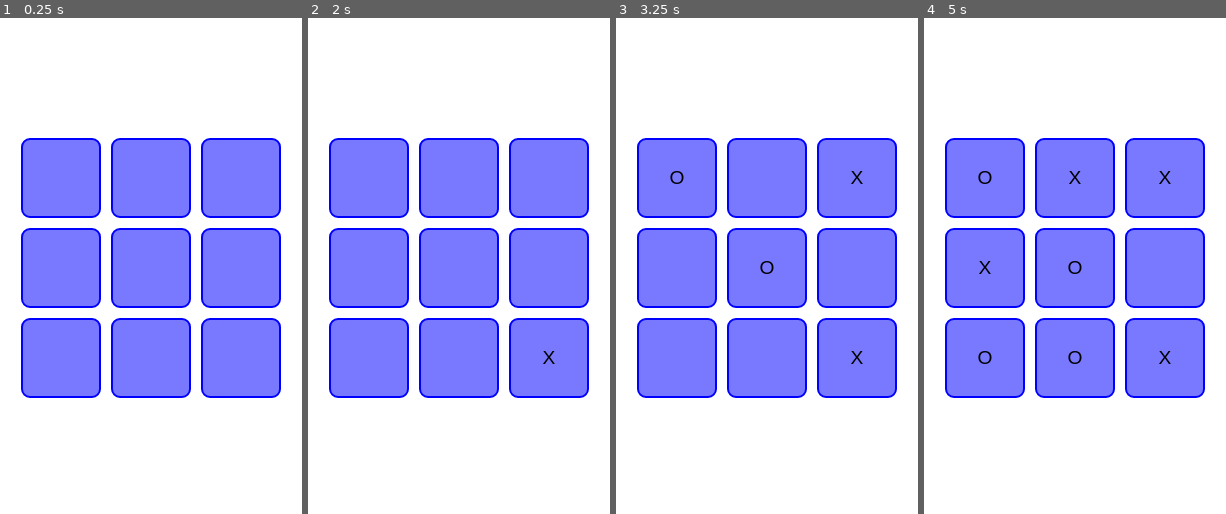
Above: before the commit, frames 1-4 (left to right).
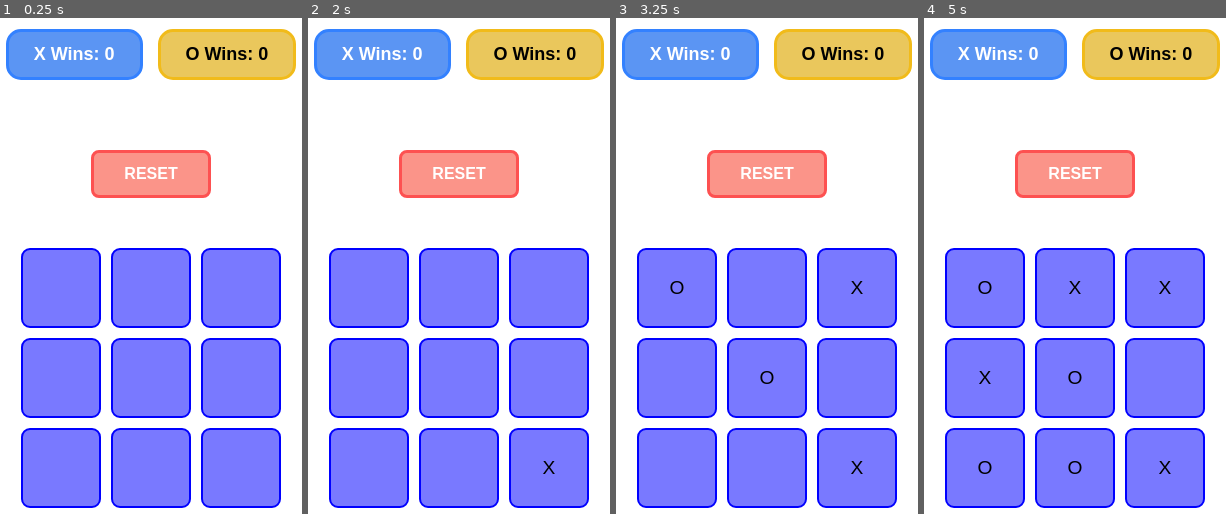
Above: after the commit, the same moments.

Repository: lklokendra/Tic-Tac-Toe
Game: browser game, page index.html
The game is run twice, just before and just after one commit, with the same random seed, the same clock (stepped at 60 frames per second) and the same inputs.
Inputs (mouse positions are in pixels of both pictures, inside the frame that each line leads up to; where the layout moved, square brackets give the same spot in the first picture):
- Up to frame 1 (0.25 s): no input
- Up to frame 2 (2 s): click (383, 52) at 1.27 s, where only the run after the commit has a clickable "X Wins: 0"; click (549, 469) [549, 360] at 1.87 s
- Up to frame 3 (3.25 s): click (767, 380) [767, 266] at 2.02 s; click (857, 285) [857, 176] at 2.47 s; click (676, 285) [676, 176] at 3.07 s
- Up to frame 4 (5 s): click (1075, 285) [1075, 176] at 3.67 s; click (1075, 469) [1075, 360] at 4.27 s; click (984, 380) [984, 266] at 4.52 s; click (984, 469) [984, 360] at 4.87 s

The runs differ from the first frame. In frame 1, 47% of the frame differs, in the area x 1-99%, y 2-99%; in frame 2, 47%; in frame 3, 47%; in frame 4, 47%.

Commit message:
Added color change and scoreboard

Diff:
--- a/index.html
+++ b/index.html
@@ -7,6 +7,11 @@
   <title>Document</title>
 </head>
 <body>
+  <div id="scoreboard">
+    <button id="xScore">X Wins: 0</button>
+    <button id="oScore">O Wins: 0</button>
+</div>
+  <button id="reset">RESET</button>
   <div id="container">
     <div id="r1">
       <button id="b1" class="butt"></button>
--- a/script.js
+++ b/script.js
@@ -1,29 +1,13 @@
 let xturn=true;
 let gameOver=false;
 let board=new Array(9).fill("");
+let xWins=0;
+let oWins=0;
 let buttons= document.querySelectorAll(".butt");
- buttons.forEach(function(button,index){
-  button.addEventListener("click",function(){
-    if(gameOver) {return;}
-      let symbol = xturn ? "X" : "O";
+let reset=document.querySelector("#reset");
+let xScore = document.querySelector("#xScore");
+let oScore = document.querySelector("#oScore");
 
-      button.innerText = symbol;
-      board[index] = symbol;
-      xturn = !xturn;
-      button.disabled = true;
-      let win=winner();
-      if(win !=null){
-        alert(win+" Wins !");
-        gameOver=true;
-        disablekeys();
-      }
-      else if(board.every(c=>c!=="")){
-        alert(" MATCH DRAW");
-        gameOver=true;
-        disablekeys();
-      }
-  });
- });
  function disablekeys(){
   buttons.forEach(function(button){
           button.disabled=true;
@@ -39,16 +23,94 @@
   [0,4,8],
   [2,4,6]
  ];
- function winner(){
+
+buttons.forEach(function(button,index){
+  button.addEventListener("click",function(){
+     if(gameOver) return;
+      handleclick(button,index);
+
+  });
+ });
+
+ reset.addEventListener("click",function(){
+  resetgame();
+ });
+
+
+ function gamestatus(){
+let win=winner();
+      if(win !=null){
+        gameOver=true;
+        disablekeys();
+
+        if(win==="X"){
+          xWins++;
+          xScore.innerText="X Wins :"+xWins;
+          xScore.style.borderColor=" rgb(159, 255, 15)";
+          xScore.style.backgroundColor=" rgb(189, 246, 102)";
+          oScore.style.borderColor=" #f1bb1a";
+          oScore.style.backgroundColor=" #eac75c";
+        }
+        else{
+          oWins++;
+          oScore.innerText="O Wins :"+oWins;
+          oScore.style.borderColor=" rgb(159, 255, 15)";
+          oScore.style.backgroundColor=" rgb(189, 246, 102)";
+          xScore.style.borderColor=" #f1bb1a";
+          xScore.style.backgroundColor=" #eac75c";
+        }
+        alert(win+" Wins !");
+      }
+      else if(board.every(c=>c!=="")){
+        alert(" MATCH DRAW");
+        gameOver=true;
+        disablekeys();
+      }
+ }
+
+ function handleclick(button,index){
+      if(gameOver) {return;}
+      let symbol = xturn ? "X" : "O";
+      button.innerText = symbol;
+      board[index] = symbol;
+      xturn = !xturn;
+      button.disabled = true;
+      gamestatus();
+ }
+  function winner(){
   for(let pattern of winpattern){
     let a=pattern[0];
     let b=pattern[1];
     let c=pattern[2];
     if(board[a]!="" && board[a]==board[b] && board[b]==board[c]){
       console.log("WONNNN");
+      buttons[a].style.backgroundColor = "rgb(189, 246, 102)";
+      buttons[b].style.backgroundColor = "rgb(189, 246, 102)";
+      buttons[c].style.backgroundColor = "rgb(189, 246, 102)";
+      buttons[a].style.borderColor = " rgb(159, 255, 15)";
+      buttons[b].style.borderColor = " rgb(159, 255, 15)";
+      buttons[c].style.borderoundColor = " rgb(159, 255, 15)";
       return board[a];
     }
 
   }
   return null;
  }
+
+  function resetgame(){
+    board.fill("");
+  // board.forEach(function(butt,index){
+  //   board[index]="";
+  // });
+  buttons.forEach(function(butt,index){
+      butt.disabled=false;
+      butt.innerText="";
+    });
+    buttons.forEach(function(button) {
+    button.style.backgroundColor = " #5b95f3";
+    button.style.borderColor=" #3381ff ";
+});
+    xturn=true;
+    gameOver=false;
+
+ };
--- a/style.css
+++ b/style.css
@@ -29,6 +29,50 @@
 }
 body{
   display: flex;
+  flex-direction: column;
   align-items: center;
   justify-content: center;
+  gap: 50px;
 }
+#reset{
+  padding : 12px 30px;
+  background-color: #fb9489;
+   color: white;
+    border: solid rgb(253, 81, 81);
+    border-radius: 8px;
+    font-size: 16px;
+    font-weight: bold;
+    cursor: pointer;
+    transition: 0.2s;
+}
+#reset:hover{
+  background-color: rgb(253, 81, 81);
+  transform: scale(1.05);
+}
+#scoreboard {
+    display: flex;
+    justify-content: center;
+    gap: 15px;
+    margin-bottom: 20px;
+}
+
+#xScore, #oScore {
+    padding: 12px 25px;
+    font-size: 18px;
+    font-weight: bold;
+    border: none;
+    border-radius: 15px;
+    cursor: default;
+}
+
+#xScore {
+    background-color: #5b95f3;
+    border: solid  #3381ff;
+    color: white;
+}
+
+#oScore {
+    background-color: #eac75c;
+    border: solid  #f1bb1a;
+    color: black;
+}
